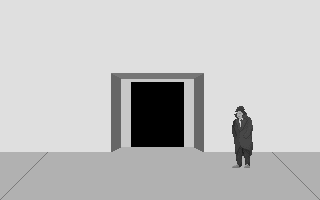
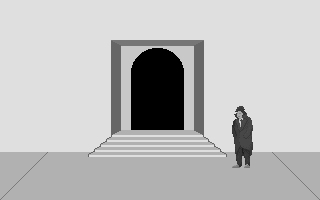
Comparing the layer stacks of the two 320px x 200px images. Changes:
painted on "Pasted Layer" over [88, 40, 227, 157]
removed layer "Background" over [88, 40, 227, 157]
